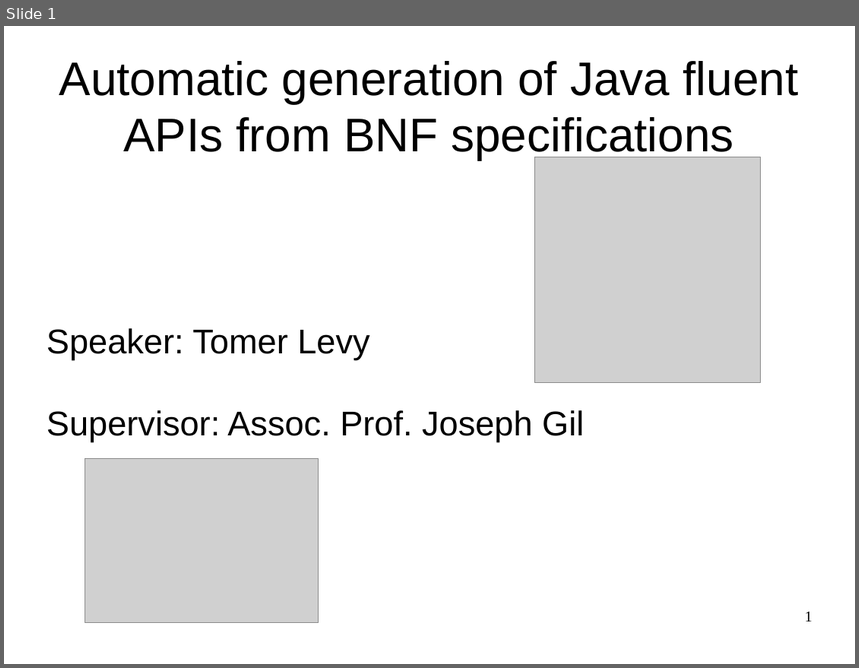
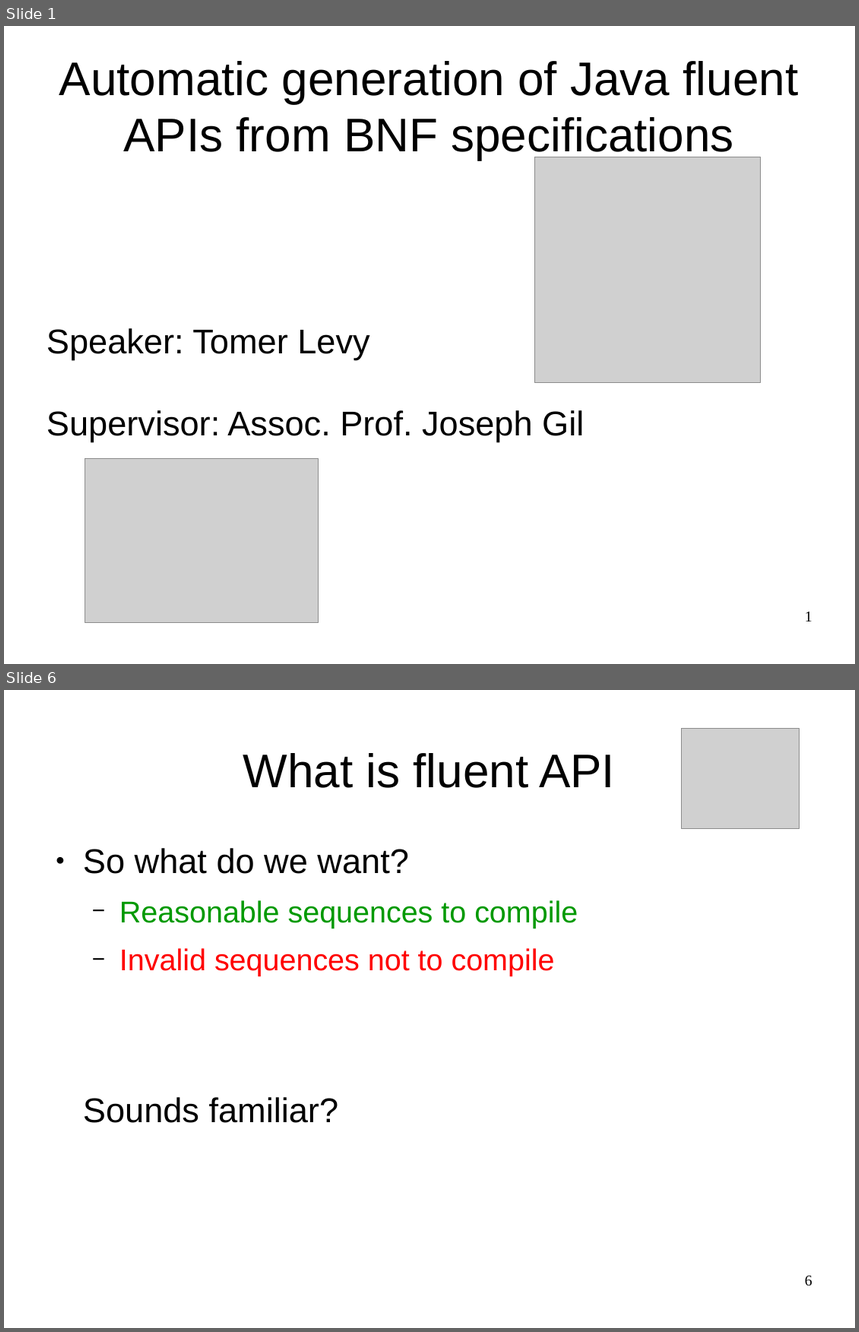
Before and after one commit to OriRoth/fling, a slide deck: Manuscripts/Thesis Seminar/Thesis Seminar.odp. Shown one above the other, each under a label of ours: slide 1 before the commit, slides 1 and 6 after it; the slides between them are not shown. The pictures are 859x668 and 859x1332 pixels, drawn with LibreOffice and Linux fonts; fonts in the diff are those of the drawing; grey boxes stand for pictures. Boxes give left, top, right and bottom in pixels: in the first picture for what was removed or moved away, otherwise in the second. Text is boxed around its words. In the diff, an @@ line names an element or a change of style, - is before the commit and + after.

```diff
--- a/Manuscripts/Thesis Seminar/Thesis Seminar.odp
+++ b/Manuscripts/Thesis Seminar/Thesis Seminar.odp
@@ slide 6 added at (x1=4, y1=690, x2=855, y2=1328), background #FFFFFF @@
@@ picture added at (x1=682, y1=729, x2=800, y2=829) @@
@@ title added at (x1=243, y1=753, x2=615, y2=788), 44 pt, text #000000 @@
+What is fluent API
@@ text added at (x1=83, y1=848, x2=578, y2=1123), 28 pt, text #000000 @@
+● So what do we want?
+  − Reasonable sequences to compile
+  − Invalid sequences not to compile
+Sounds familiar?
@@ page number added at (x1=805, y1=1276, x2=813, y2=1287), 14 pt, text #000000 @@
+6
```
Also in this commit, not shown: 2 slides changed, 5 other slides added, 1 other file.
